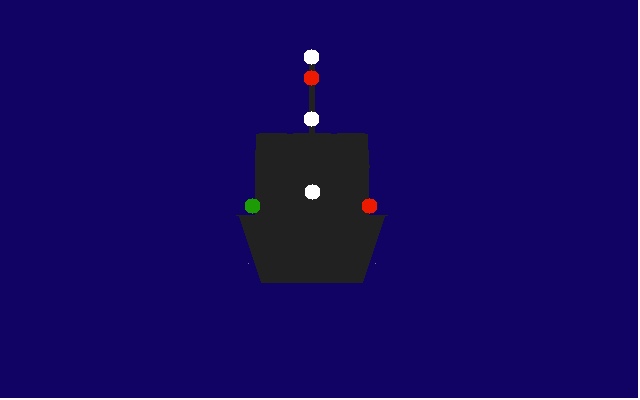
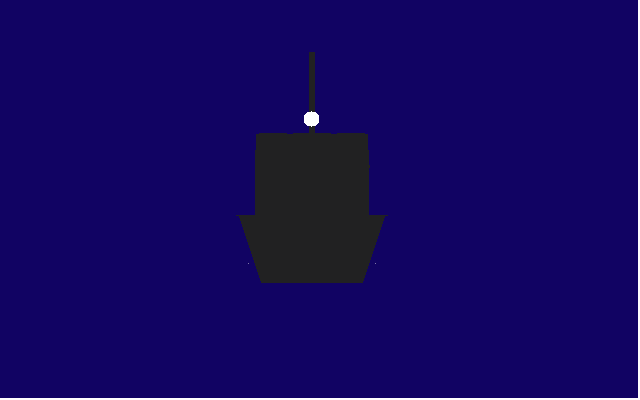
Two versions of the same layered image (640 × 400). Layer-by-layer changes:
hid "pilot" over (x1=304, y1=49, x2=319, y2=86)
hid "power-50m" over (x1=305, y1=184, x2=320, y2=200)
hid "running" over (x1=245, y1=198, x2=377, y2=214)
